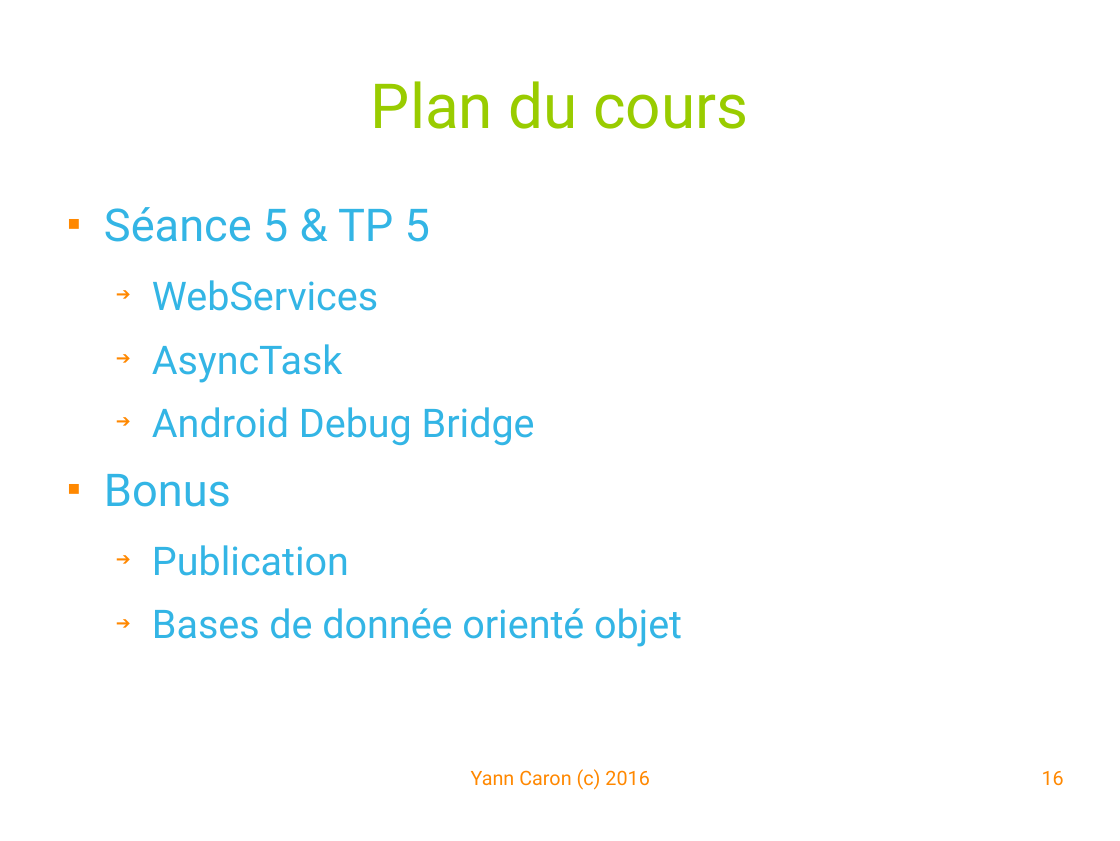
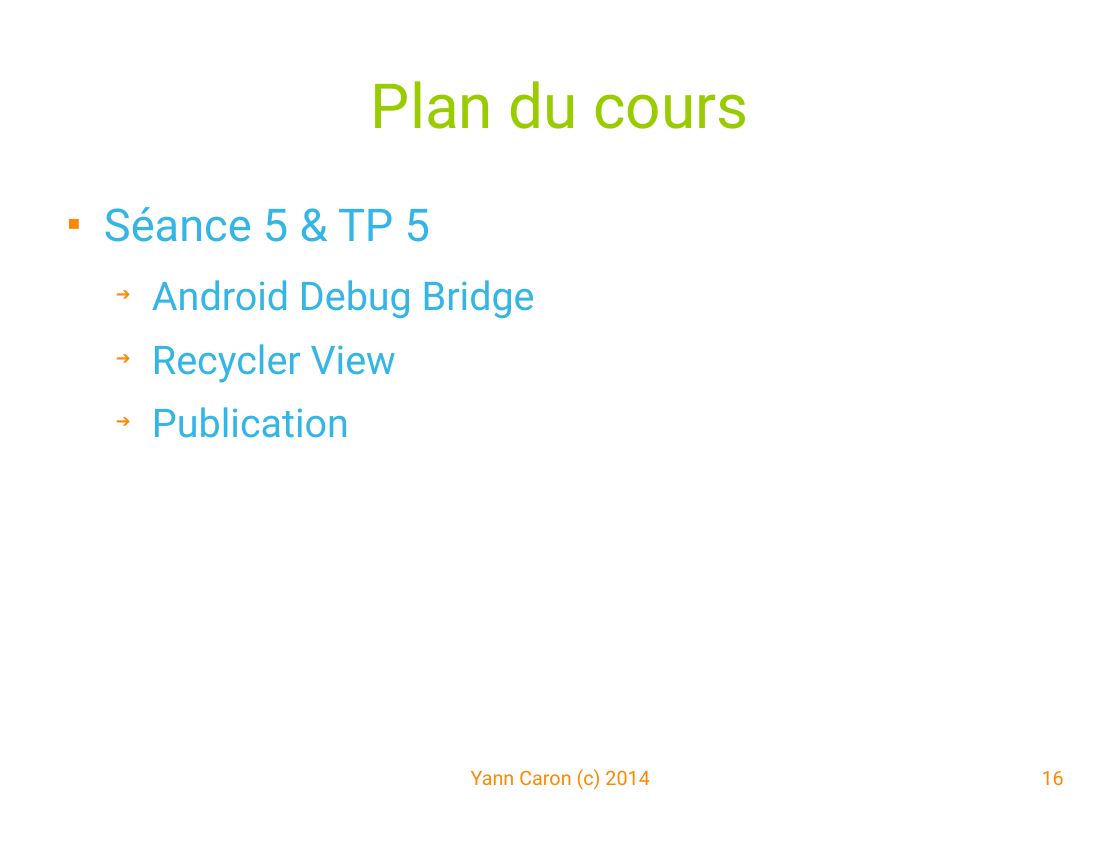
Before and after one commit to YannCaron/Android-ENSG, a slide deck: slide 16 of 00 - Presentation.odp. Drawn at 1120x841 pixels with LibreOffice and Linux fonts; fonts in the diff are those of the drawing; background and template pictures are left out. Boxes give left, top, right and bottom in pixels: in the first picture for what was removed or moved away, otherwise in the second. Text is boxed around its words. In the diff, an @@ line names an element or a change of style, - is before the commit and + after.

```diff
--- a/00 - Presentation.odp
+++ b/00 - Presentation.odp
@@ text at (152,280,378,383): paragraphs removed @@
-  ➔ WebServices
-  ➔ AsyncTask
@@ text at (152,344,396,383): text changed; size 32 to 28 pt @@
-■ Bonus
+  ➔ Recycler View
@@ text at (152,608,682,647): paragraph removed @@
-  ➔ Bases de donnée orienté objet
@@ text at (471,769,649,790): text changed @@
-Yann Caron (c) 2016
+Yann Caron (c) 2014
```
Also in this commit, not shown: 16 other slides changed, 7 other files.
